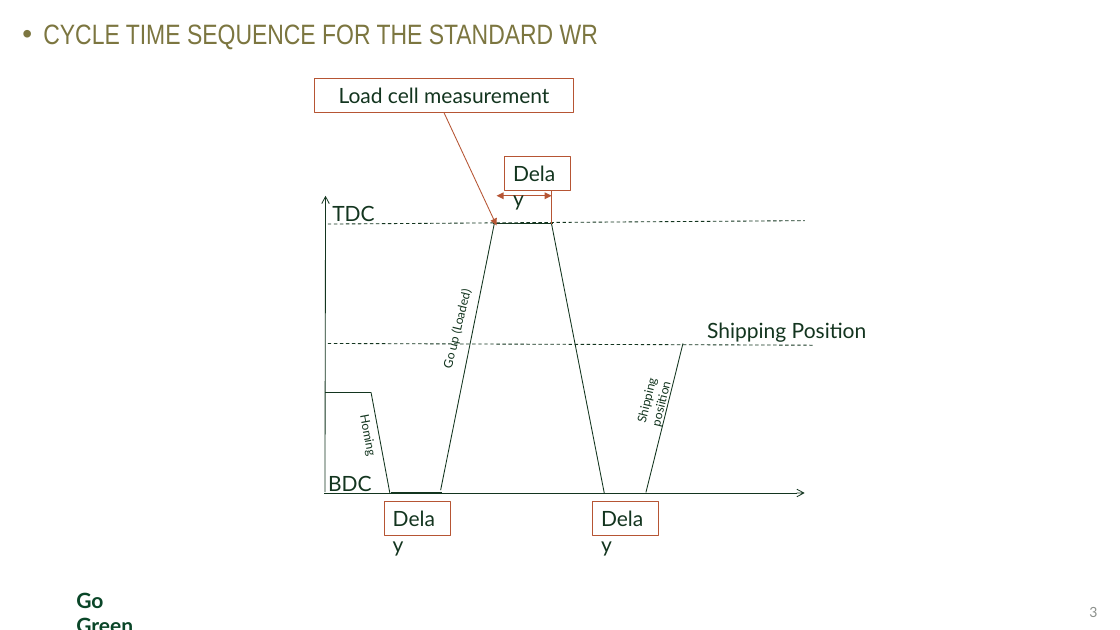
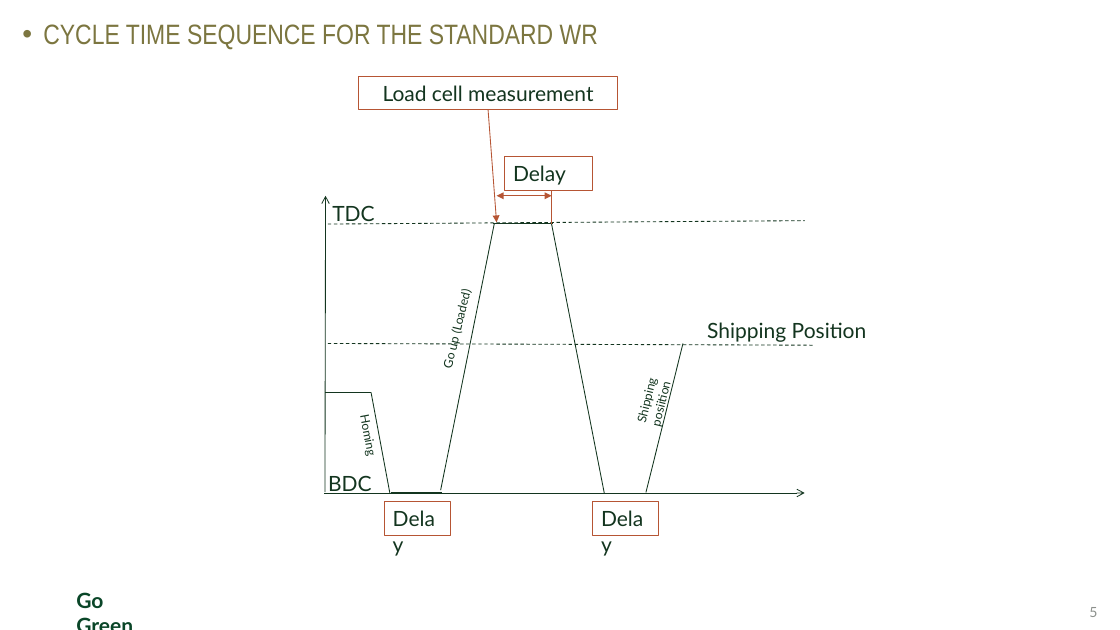
Before and after one commit to hashim-t/20-020-W601, a slide deck: slide 5 of Documents/20-020_W601.pptx (slide 3 before the commit). Drawn at 1120x630 pixels with LibreOffice and Linux fonts; fonts in the diff are those of the drawing; background and template pictures are left out. Boxes give left, top, right and bottom in pixels: in the first picture for what was removed or moved away, otherwise in the second. Text is boxed around its words. In the diff, an @@ line names an element or a change of style, - is before the commit and + after.

```diff
--- a/Documents/20-020_W601.pptx
+++ b/Documents/20-020_W601.pptx
@@ rectangle "Load cell measurement": place and size @@
-rectangle "Load cell measurement" at <box>315,79,574,113</box>
+rectangle "Load cell measurement" at <box>359,76,618,110</box>
@@ arrow moved from (444, 113) - (497, 225) to (488, 110) - (497, 223) @@
@@ rectangle "Delay": place and size @@
-rectangle "Delay" at <box>505,156,571,190</box>
+rectangle "Delay" at <box>505,156,593,190</box>
@@ page number at <box>1089,607,1097,617</box>: text changed @@
-3
+5
```
Also in this commit, not shown: 1 slide added, 4 other files.
